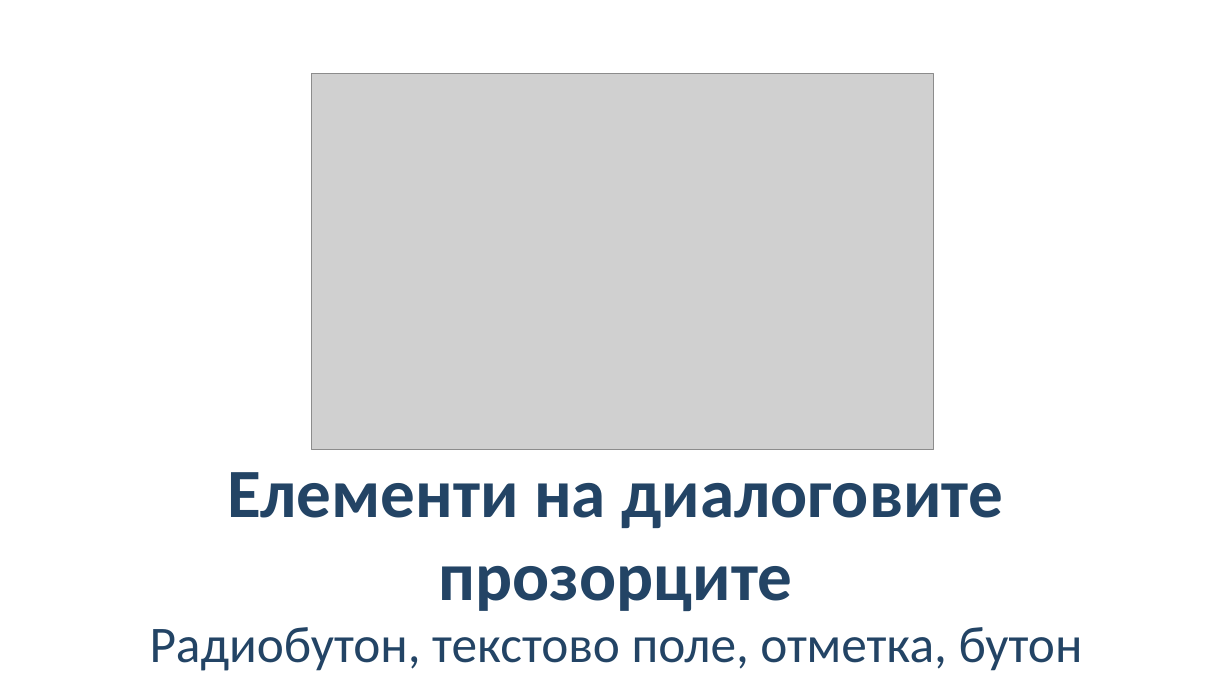
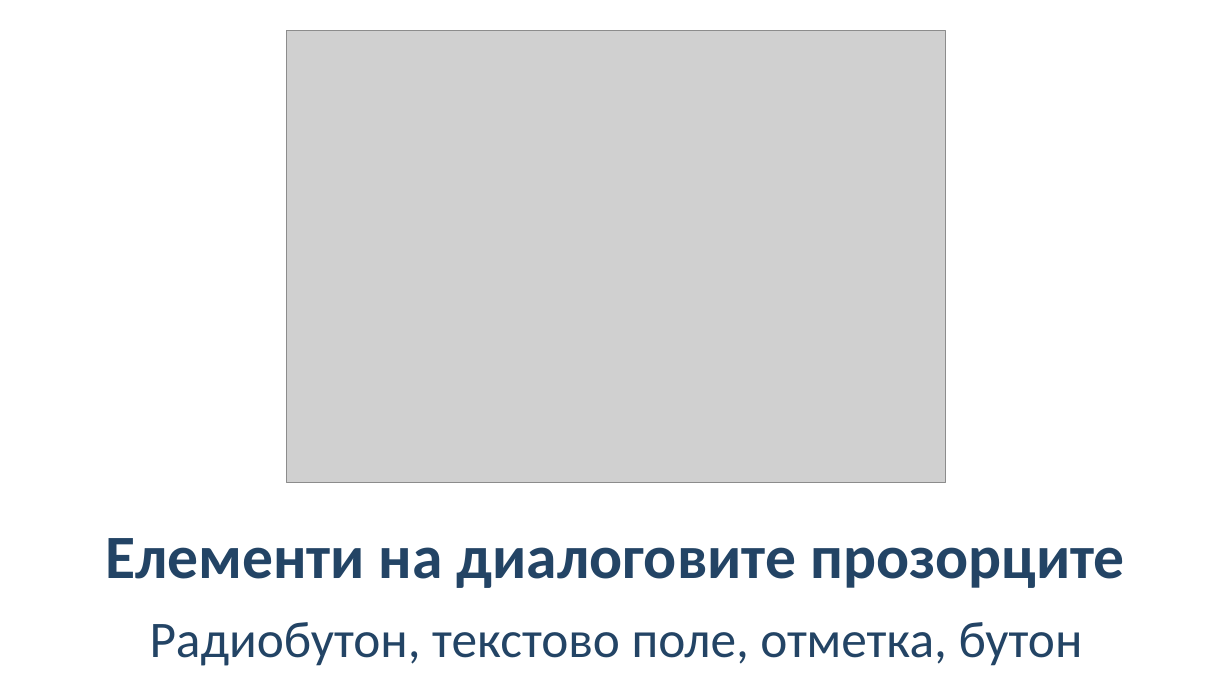
Before and after one commit to BG-IT-Edu/School-Programming, a slide deck: slide 10 of Courses/Computer-Modeling-and-IT/Computer-Modeling-and-IT-5-Class/02-User-Interface/02-User-Interface.pptx. Drawn at 1232x693 pixels with LibreOffice and Linux fonts; fonts in the diff are those of the drawing; grey boxes stand for pictures. Boxes give left, top, right and bottom in pixels: in the first picture for what was removed or moved away, otherwise in the second. Text is boxed around its words. In the diff, an @@ line names an element or a change of style, - is before the commit and + after.

```diff
--- a/Courses/Computer-Modeling-and-IT/Computer-Modeling-and-IT-5-Class/02-User-Interface/02-User-Interface.pptx
+++ b/Courses/Computer-Modeling-and-IT/Computer-Modeling-and-IT-5-Class/02-User-Interface/02-User-Interface.pptx
@@ picture: place and size @@
-picture at box(311, 74, 934, 450)
+picture at box(287, 30, 945, 482)
@@ title "Елементи на диалоговите прозорците": place and size @@
-title "Елементи на диалоговите прозорците" at box(227, 472, 1004, 611)
+title "Елементи на диалоговите прозорците" at box(106, 538, 1125, 588)
@@ title "Елементи на диалоговите прозорците" at box(106, 538, 1125, 588): size 54 to 48 pt @@
@@ subtitle "Радиобутон, текстово поле, отметка, бутон": place and size @@
-subtitle "Радиобутон, текстово поле, отметка, бутон" at box(150, 627, 1083, 671)
+subtitle "Радиобутон, текстово поле, отметка, бутон" at box(150, 622, 1083, 666)
```
Also in this commit, not shown: 11 other slides changed, 13 other files.
